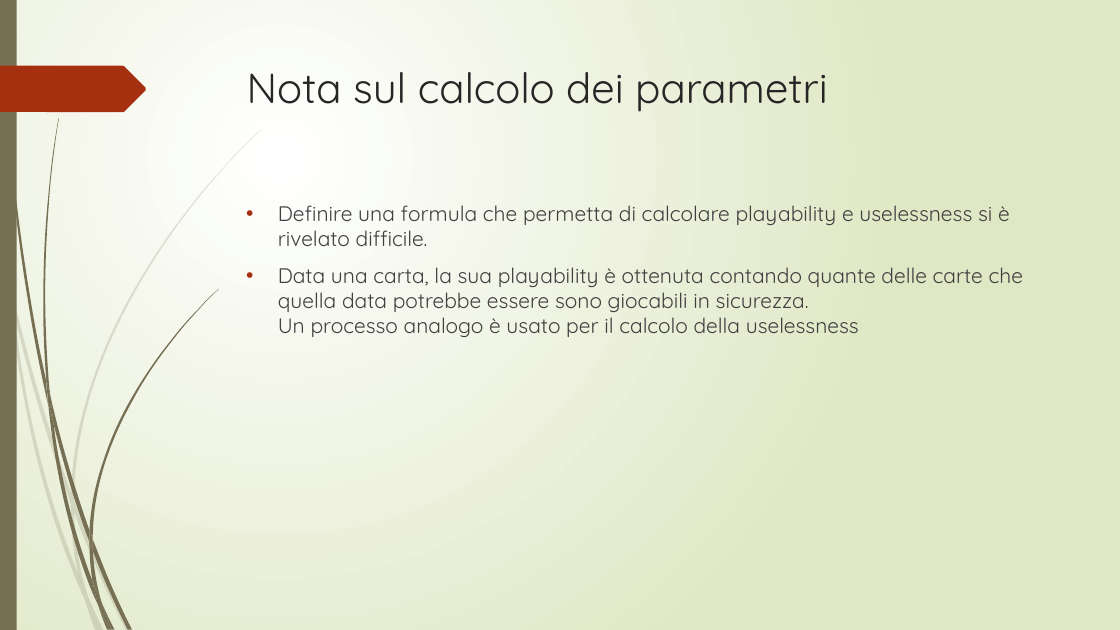
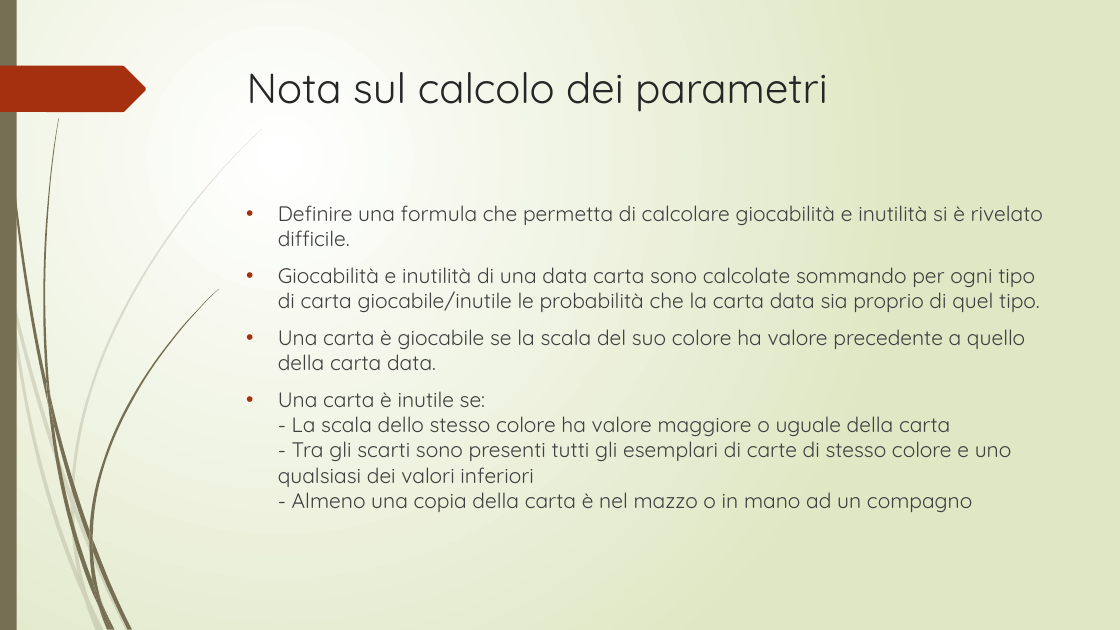
Before and after one commit to ilariacriv/hanabi-unibo, a slide deck: slide 9 of Presentazione Hanabi.pptx. Drawn at 1120x630 pixels with LibreOffice and Linux fonts; fonts in the diff are those of the drawing. Boxes give left, top, right and bottom in pixels: in the first picture for what was removed or moved away, otherwise in the second. Text is boxed around its words. In the diff, an @@ line names an element or a change of style, - is before the commit and + after.

```diff
--- a/Presentazione Hanabi.pptx
+++ b/Presentazione Hanabi.pptx
@@ text at [278, 205, 1043, 512]: text changed @@
-• Definire una formula che permetta di calcolare playability e uselessness si è rivelato difficile.
-• Data una carta, la sua playability è ottenuta contando quante delle carte che quella data potrebbe essere sono giocabili in sicurezza.
-  Un processo analogo è usato per il calcolo della uselessness
+• Definire una formula che permetta di calcolare giocabilità e inutilità si è rivelato difficile.
+• Giocabilità e inutilità di una data carta sono calcolate sommando per ogni tipo di carta giocabile/inutile le probabilità che la carta data sia proprio di quel tipo.
+• Una carta è giocabile se la scala del suo colore ha valore precedente a quello della carta data.
+• Una carta è inutile se:
+  - La scala dello stesso colore ha valore maggiore o uguale della carta
+  - Tra gli scarti sono presenti tutti gli esemplari di carte di stesso colore e uno qualsiasi dei valori inferiori
+  - Almeno una copia della carta è nel mazzo o in mano ad un compagno
```
Also in this commit, not shown: 2 other slides changed, 7 other files.
